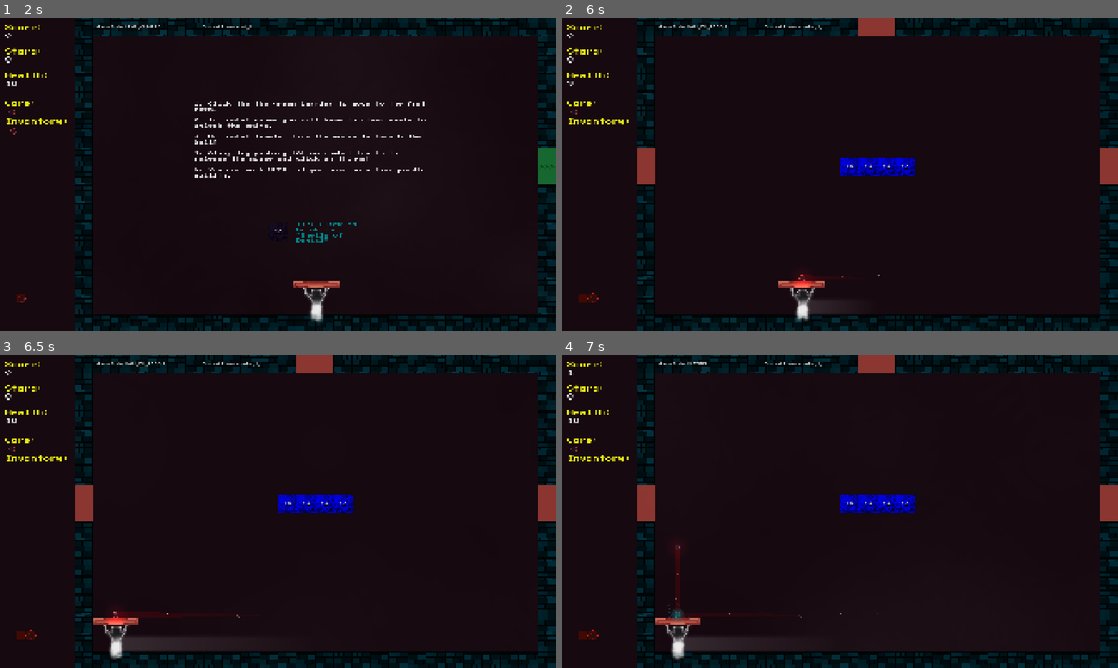
Above: before the commit, frames 1-4 (two rows, left to right).
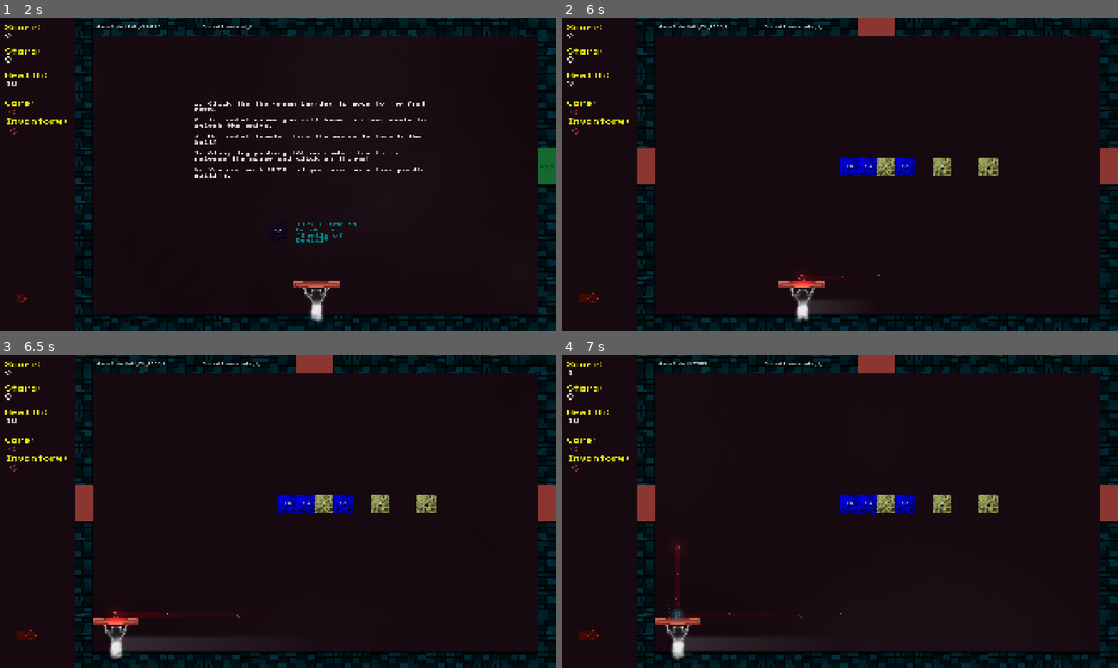
Above: after the commit, the same moments.

Repository: lostpoet999/escape_to_marty
Game: Godot game, scene res://scenes_and_scripts/ui_main_menu/main_menu.tscn
The game is run twice, just before and just after one commit, with the same random seed, the same clock (stepped at 60 frames per second) and the same inputs. Sound files missing from this copy of the repository are replaced by a short silence.
Inputs (mouse positions are in pixels of both pictures, inside the frame that each line leads up to):
- Up to frame 1 (2 s): click "Start" at 0.5 s; click (11, 111) at 1.27 s
- Up to frame 2 (6 s): click (573, 130) at 2.02 s; click (573, 111) at 2.77 s; click (573, 130) at 3.52 s; click (573, 111) at 4.27 s; click (573, 130) at 5.02 s; tap Enter at 5.75 s; drag from (1106, 165) to (878, 305) at 5.77 s
- Up to frame 3 (6.5 s): no input
- Up to frame 4 (7 s): click (573, 448) at 6.52 s

Frame 1 is identical in both runs. In frame 2, 0.6% of the frame differs, in the area x 1-79%, y 35-51%; in frame 3, 0.6%; in frame 4, 0.6%.

Commit message:
added bargaining brick mechanics; fixed bug that allowed you to click of bounce and basic damage ;)

Diff:
--- a/scenes_and_scripts/ball/ball.gd
+++ b/scenes_and_scripts/ball/ball.gd
@@ -134,11 +134,7 @@
 			behaviors.append(behavior)
 
 func update_base_dmg() -> void:
-	ball_dmg = DEFAULT_BALL_DMG
-	for powerup_ref: BallPassive in powerup_array:
-		ball_dmg += powerup_ref.global_bonus
-	for powerup_ref: BallPassive in powerup_array:
-		ball_dmg *= powerup_ref.global_multi
+	ball_dmg = PlayerInventory.get_instance().get_ball_damage()
 
 func get_paddle_half_height() -> float:
 	var shape: RectangleShape2D = paddle_collision.shape as RectangleShape2D
--- a/scenes_and_scripts/bricks/base_seal.gd
+++ b/scenes_and_scripts/bricks/base_seal.gd
@@ -13,6 +13,8 @@
 	GameManager.PhaseType.HEALTH: 500,
 }
 
+enum BargainOutcome { OVERPAY, DEAL, WHIFF, INSULT }
+
 @onready var brick_health_label: Label = $brick_health
 
 @onready var gemstone_facets: Sprite2D = $"gemstone-facets"
@@ -26,6 +28,18 @@
 var health_temp: float
 @export var brick_damage_fx: PackedScene
 @export var brick_destroy_fx: PackedScene
+
+@export_category("Bargain")
+@export var bargain_sweet_spot: float = 0.5
+@export var bargain_sweet_spot_width: float = 0.128
+@export var bargain_discount: float = 0.0
+@export var bargain_undercut_chance_near: float = 0.5
+@export var bargain_undercut_chance_mid: float = 0.2
+@export var bargain_undercut_chance_far: float = 0.1
+
+var bargain_markup: int = 0
+var bargain_sweet_spot_bonus: float = 0.0
+var bargain_discount_bonus: float = 0.0
 
 func pick_random_stage() -> void:
 	if stages.is_empty():
@@ -65,7 +79,7 @@
 		stages = SealInitializer.initialize_seal()
 
 	pick_random_stage()
-	brick_health_label.text = str(health_temp)
+	_update_stage_label()
 	input_pickable = true
 
 func accept_damage(damage: float, damage_types: Array) -> void:
@@ -90,18 +104,79 @@
 		else:
 			stages.erase(current_stage)
 			pick_random_stage()
-			brick_health_label.text = str(health_temp)
+			_update_stage_label()
 	else:
 		var fx: Node2D = brick_damage_fx.instantiate()
 		if fx != null:
 			fx.position = global_position
 			get_tree().current_scene.add_child(fx)
 		health_temp -= damage
-		brick_health_label.text = str(health_temp)
+		_update_stage_label()
 	var damage_number = DAMAGE_NUMBER.instantiate()
 	damage_number.position = global_position
 	get_tree().current_scene.add_child(damage_number)
 
+
+func bargain_sweet_range() -> Vector2:
+	var half: float = (bargain_sweet_spot_width + bargain_sweet_spot_bonus) * 0.5
+	return Vector2(bargain_sweet_spot - half, bargain_sweet_spot + half)
+
+func apply_bargain_modifiers(sweet_spot_bonus: float, discount_bonus: float) -> void:
+	bargain_sweet_spot_bonus = sweet_spot_bonus
+	bargain_discount_bonus = discount_bonus
+
+func _bargain_price() -> int:
+	return roundi(health_temp) + bargain_markup
+
+func _update_stage_label() -> void:
+	if current_stage == GameManager.PhaseType.BARGAINING:
+		brick_health_label.text = str(_bargain_price())
+	else:
+		brick_health_label.text = str(health_temp)
+
+func resolve_bargain(bid: float) -> BargainOutcome:
+	var sweet: Vector2 = bargain_sweet_range()
+	var price: int = _bargain_price()
+	if bid < sweet.x:
+		return _resolve_undercut(bid, sweet.x, price)
+	if bid <= sweet.y:
+		var discount: float = clampf(bargain_discount + bargain_discount_bonus, 0.0, 0.95)
+		_settle_deal(int(round(price * (1.0 - discount))))
+		return BargainOutcome.DEAL
+	_settle_deal(price + int(round((bid - sweet.y) * price)))
+	return BargainOutcome.OVERPAY
+
+func _resolve_undercut(bid: float, sweet_low: float, price: int) -> BargainOutcome:
+	var depth: float = (sweet_low - bid) / sweet_low
+	var chance: float
+	var penalty: int
+	if depth < 1.0 / 3.0:
+		chance = bargain_undercut_chance_near
+		penalty = 1
+	elif depth < 2.0 / 3.0:
+		chance = bargain_undercut_chance_mid
+		penalty = 2
+	else:
+		chance = bargain_undercut_chance_far
+		penalty = 3
+	if randf() < chance:
+		_settle_deal(int(round(price * (1.0 - clampf(depth, 0.0, 0.9)))))
+		Signalbus.screen_flash.emit(Color.GOLD)
+		return BargainOutcome.DEAL
+	bargain_markup += penalty
+	_update_stage_label()
+	return BargainOutcome.INSULT if penalty == 3 else BargainOutcome.WHIFF
+
+func _settle_deal(cost: int) -> void:
+	PlayerData.pay_bargain_cost(cost)
+	PlayerData.update_player_score(PHASE_SCORES[GameManager.PhaseType.BARGAINING])
+	var fx: Node2D = brick_damage_fx.instantiate()
+	if fx != null:
+		fx.position = global_position
+		get_tree().current_scene.add_child(fx)
+	stages.erase(current_stage)
+	pick_random_stage()
+	_update_stage_label()
 
 func pop_tween() -> void:
 	var tween: Tween = get_tree().create_tween()
--- a/scenes_and_scripts/collectibles/star_collectible.gd
+++ b/scenes_and_scripts/collectibles/star_collectible.gd
@@ -14,13 +14,18 @@
 	position.y += fall_speed * delta
 
 func _on_area_entered(area: Area2D) -> void:
+	if collected:
+		return
 	if area.is_in_group(GameManager.DEATH_WALLS):
+		collected = true
 		Signalbus.star_collected.emit(-1)
 		queue_free()
 	elif area.is_in_group("david"): collect_star()
 
 
 func collect_star()->void:
+		if collected:
+			return
 		collected = true
 		set_deferred("monitoring", false)
 		Signalbus.star_collected.emit(-1)
--- a/scenes_and_scripts/inventory/inventory.gd
+++ b/scenes_and_scripts/inventory/inventory.gd
@@ -81,6 +81,17 @@
 			_items.append(item)
 	return _items
 
+## current ball damage derived from owned ball passives. mirrors Ball.update_base_dmg
+## so the inventory panel can report it without a live Ball in the tree.
+func get_ball_damage() -> float:
+	var dmg: float = Ball.DEFAULT_BALL_DMG
+	var ball_items: Array[BallPassive] = get_items_for_ball()
+	for passive: BallPassive in ball_items:
+		dmg += passive.global_bonus
+	for passive: BallPassive in ball_items:
+		dmg *= passive.global_multi
+	return dmg
+
 func get_ball_bounce() -> BaseBounceEffect:
 	for item: BaseItem in core_items:
 		if item is BaseBounceEffect:
--- a/scenes_and_scripts/inventory/inventory_panel.gd
+++ b/scenes_and_scripts/inventory/inventory_panel.gd
@@ -39,14 +39,23 @@
 	var icon: Texture2D = get_icon_for_item(item)
 	var button: Button = Button.new()
 	button.icon = icon
-	button.tooltip_text = item.powerup_name
+	button.tooltip_text = get_tooltip_for_item(item)
 	button.set_meta(&"Item", item) ## store the variant
 
 	button.flat = true ## change me if you decide to use a theme
 
-	button.pressed.connect(_on_button_pressed.bind(button))
+	## essential items (basic ball, single-slot bounce) can't be clicked away — skip the use hook
+	if item.removable:
+		button.pressed.connect(_on_button_pressed.bind(button))
 	buttons.push_back(button)
 	return button
+
+func get_tooltip_for_item(item: Variant) -> String:
+	## the basic ball is the one non-removable ball passive — report live ball damage on hover
+	if item is BallPassive and not item.removable:
+		var dmg: float = PlayerInventory.get_instance().get_ball_damage()
+		return "%s\nBall Damage: %s" % [item.powerup_name, snappedf(dmg, 0.01)]
+	return item.powerup_name
 
 func add_count_badge(button: Button, count: int) -> void:
 	var label: Label = Label.new()
--- a/scenes_and_scripts/levels/floor_1_the_intersection/combat_1_1.tscn
+++ b/scenes_and_scripts/levels/floor_1_the_intersection/combat_1_1.tscn
@@ -24,6 +24,13 @@
 
 [node name="combat_1_1" unique_id=565861230 instance=ExtResource("1_eysly")]
 
+[node name="FlashOverlay" parent="PlayArea" parent_id_path=PackedInt32Array(87831636) index="5" unique_id=443116914]
+offset_left = 103.0
+offset_top = 32.0
+offset_right = 103.0
+offset_bottom = 32.0
+metadata/_edit_lock_ = true
+
 [node name="OpenSeal" parent="No-Respawn/Bricks" parent_id_path=PackedInt32Array(424513038) index="0" unique_id=887021685 instance=ExtResource("2_qcry5")]
 position = Vector2(1056, 640)
 initialize_brick_on_leveldata = false
@@ -37,9 +44,25 @@
 [node name="OpenSeal3" parent="No-Respawn/Bricks" parent_id_path=PackedInt32Array(424513038) index="2" unique_id=1794760010 instance=ExtResource("2_qcry5")]
 position = Vector2(1184, 640)
 initialize_brick_on_leveldata = false
-stages = Dictionary[int, float]({})
+stages = Dictionary[int, float]({
+2: 5.0
+})
 
-[node name="OpenSeal4" parent="No-Respawn/Bricks" parent_id_path=PackedInt32Array(424513038) index="3" unique_id=1855742673 instance=ExtResource("2_qcry5")]
+[node name="OpenSeal5" parent="No-Respawn/Bricks" parent_id_path=PackedInt32Array(424513038) index="3" unique_id=843230974 instance=ExtResource("2_qcry5")]
+position = Vector2(1376, 640)
+initialize_brick_on_leveldata = false
+stages = Dictionary[int, float]({
+2: 5.0
+})
+
+[node name="OpenSeal6" parent="No-Respawn/Bricks" parent_id_path=PackedInt32Array(424513038) index="4" unique_id=1235412364 instance=ExtResource("2_qcry5")]
+position = Vector2(1536, 640)
+initialize_brick_on_leveldata = false
+stages = Dictionary[int, float]({
+2: 5.0
+})
+
+[node name="OpenSeal4" parent="No-Respawn/Bricks" parent_id_path=PackedInt32Array(424513038) index="5" unique_id=1855742673 instance=ExtResource("2_qcry5")]
 position = Vector2(1248, 640)
 initialize_brick_on_leveldata = false
 stages = Dictionary[int, float]({})
--- a/scenes_and_scripts/levels/floor_data.gd
+++ b/scenes_and_scripts/levels/floor_data.gd
@@ -5,6 +5,11 @@
 @export var free_item_max: int
 @export var shop_items: int
 @export var boss_loot_config: BossLootConfig
+
+@export_category("Bankruptcy")
+@export var bankruptcy_enabled: bool = true
+@export var bankruptcy_stars_per_life: int = 10
+@export var bankruptcy_damage_per_life: int = 1
 
 @export_category("Seal Config for Floor:")
 @export var seal_difficulty_rates: SealDifficulty
--- a/scenes_and_scripts/player/mouse_gestures.gd
+++ b/scenes_and_scripts/player/mouse_gestures.gd
@@ -10,6 +10,12 @@
 var damage: float = 0.0
 var hold_indicator_radius: float = 0.0
 
+@export_category("Bargain Config")
+@export var bargain_sweep_duration: float = 0.37
+var bargain_active: bool = false
+var bargain_seal: BaseSeal = null
+var bargain_bid: float = 0.0
+
 
 func _input(event: InputEvent)->void:
 
@@ -17,6 +23,8 @@
 		if GameManager.current_state != GameManager.GameState.CLICK_MODE:
 			GameManager.change_state(GameManager.GameState.CLICK_MODE)
 		elif GameManager.current_state == GameManager.GameState.CLICK_MODE:
+			if bargain_active:
+				_resolve_bargain()
 			if mouse_down:
 				mouse_down = false
 				mouse_down_time = 0.0
@@ -31,9 +39,15 @@
 		var mouse_event: InputEventMouseButton = event
 		if mouse_event.button_index == MOUSE_BUTTON_LEFT:
 			if mouse_event.pressed:
-				mouse_down = true
-				mouse_down_time = 0.0
-			else: #released, detect click vs hold
+				var target: Node = _get_target_under_mouse()
+				if _is_bargain_target(target):
+					_begin_bargain(target)
+				else:
+					mouse_down = true
+					mouse_down_time = 0.0
+			elif bargain_active:
+				_resolve_bargain()
+			elif mouse_down: #released, detect click vs hold
 				mouse_down = false
 				click_dmg_type.clear()
 				if mouse_down_time <= click_vs_hold: #a normal hold
@@ -63,15 +77,52 @@
 	results.sort_custom(func(a: Dictionary, b: Dictionary) -> bool: return a.collider.z_index > b.collider.z_index)
 	return results[0].collider
 
+func _is_bargain_target(target: Node) -> bool:
+	return target is BaseSeal and target.current_stage == GameManager.PhaseType.BARGAINING
+
+func _begin_bargain(seal: BaseSeal) -> void:
+	bargain_active = true
+	bargain_seal = seal
+	bargain_bid = 0.0
+	queue_redraw()
+
+func _resolve_bargain() -> void:
+	if not bargain_active:
+		return
+	if is_instance_valid(bargain_seal):
+		bargain_seal.resolve_bargain(bargain_bid)
+	bargain_active = false
+	bargain_seal = null
+	bargain_bid = 0.0
+	queue_redraw()
+
+func _draw_bargain() -> void:
+	var track_width: float = 80.0
+	var origin: Vector2 = to_local(bargain_seal.global_position) + Vector2(-track_width * 0.5, -44.0)
+	var sweet: Vector2 = bargain_seal.bargain_sweet_range()
+	draw_line(origin, origin + Vector2(track_width, 0.0), Color(0.85, 0.85, 0.85, 0.7), 3.0)
+	draw_line(origin + Vector2(track_width * sweet.x, 0.0), origin + Vector2(track_width * sweet.y, 0.0), Color(0.4, 1.0, 0.5, 0.95), 6.0)
+	var needle: Vector2 = origin + Vector2(track_width * bargain_bid, 0.0)
+	draw_line(needle + Vector2(0.0, -9.0), needle + Vector2(0.0, 9.0), Color.WHITE, 2.0)
+
 func _reset_hold_visuals()->void: #TODO: goal is for this to feel like a taking a deep breathe
 	hold_indicator_radius = 0.0
 	queue_redraw()
 
 func _draw() -> void:
+	if bargain_active and is_instance_valid(bargain_seal):
+		_draw_bargain()
+		return
 	if hold_indicator_radius > 0.0:
 		draw_circle(to_local(get_global_mouse_position()), hold_indicator_radius, Color(0.5, 0.85, 1.0, 0.6))
 
 func _process(delta: float) -> void:
+	if bargain_active:
+		bargain_bid = minf(bargain_bid + delta / bargain_sweep_duration, 1.0)
+		queue_redraw()
+		if bargain_bid >= 1.0:
+			_resolve_bargain()
+		return
 	if mouse_down:
 		mouse_down_time += delta
 		if mouse_down_time >= click_vs_hold and mouse_down_time - delta < click_vs_hold:
--- a/scenes_and_scripts/powerups_and_behaviors/ball_bounce_behaviors/basic_bounce.tres
+++ b/scenes_and_scripts/powerups_and_behaviors/ball_bounce_behaviors/basic_bounce.tres
@@ -7,4 +7,5 @@
 script = ExtResource("1_vb8hm")
 powerup_name = "Basic Bounce"
 inventory_icon = ExtResource("1_w1py8")
+removable = false
 metadata/_custom_type_script = "uid://dtnpin7y2xs7o"
--- a/scenes_and_scripts/powerups_and_behaviors/ball_powerups/base_ball_power_up.tres
+++ b/scenes_and_scripts/powerups_and_behaviors/ball_powerups/base_ball_power_up.tres
@@ -19,4 +19,5 @@
 on_hit = Array[ExtResource("2_hb")]([SubResource("HitBehavior_base")])
 powerup_name = "Basic_Ball"
 inventory_icon = ExtResource("4_icon")
+removable = false
 metadata/_custom_type_script = "uid://bryv4msdad7wu"
--- a/scenes_and_scripts/powerups_and_behaviors/base_item.gd
+++ b/scenes_and_scripts/powerups_and_behaviors/base_item.gd
@@ -12,3 +12,4 @@
 @export var min_floor: int
 @export var inventory_icon: Texture2D
 @export var cost: int
+@export var removable: bool = true ## false = essential, can't be clicked out of the inventory (basic ball, basic bounce)
--- a/scenes_and_scripts/singletons/game_manager.gd
+++ b/scenes_and_scripts/singletons/game_manager.gd
@@ -54,7 +54,7 @@
 		GameState.GAME_OVER:
 			return to_state in [GameState.MAIN_MENU, GameState.PLAYING]
 		GameState.CLICK_MODE:
-			return to_state in [GameState.PLAYING, GameState.LEVEL_CLEARED,GameState.DEBUG_PANEL, GameState.BALL_ON_PADDLE]
+			return to_state in [GameState.PLAYING, GameState.LEVEL_CLEARED,GameState.DEBUG_PANEL, GameState.BALL_ON_PADDLE, GameState.GAME_OVER]
 		GameState.LEVEL_CLEARED:
 			return to_state  in [GameState.BALL_ON_PADDLE, GameState.SPECIAL_ROOM,GameState.DEBUG_PANEL]
 		GameState.SPECIAL_ROOM:
--- a/scenes_and_scripts/singletons/player_data.gd
+++ b/scenes_and_scripts/singletons/player_data.gd
@@ -8,6 +8,9 @@
 var inventory: PlayerInventory
 var room_state: Dictionary = {}
 var item_box: Node2D
+
+var bankruptcy_stars_per_life_bonus: int = 0
+var bankruptcy_damage_per_life_bonus: int = 0
 
 
 func update_player_score(amount: int) -> void:
@@ -29,12 +32,37 @@
 	player_current_health = 10
 	player_max_health = 25
 	room_state.clear()
+	bankruptcy_stars_per_life_bonus = 0
+	bankruptcy_damage_per_life_bonus = 0
 	if inventory: inventory.free()
 	inventory = PlayerInventory.new()
 	add_child(inventory)
 
 func change_player_stars(star_value: int) -> void:
 	stars_collected += star_value
+	Signalbus.stars_updated.emit()
+
+func pay_bargain_cost(cost: int) -> void:
+	if cost <= stars_collected:
+		change_player_stars(-cost)
+		return
+	_cover_bankrupt_deal(cost)
+
+func apply_bankruptcy_modifiers(stars_per_life_bonus: int, damage_per_life_bonus: int) -> void:
+	bankruptcy_stars_per_life_bonus = stars_per_life_bonus
+	bankruptcy_damage_per_life_bonus = damage_per_life_bonus
+
+func _cover_bankrupt_deal(cost: int) -> void:
+	var active_floor: FloorData = GameManager.floor_data
+	if active_floor == null or not active_floor.bankruptcy_enabled:
+		change_player_stars(-mini(cost, stars_collected))
+		return
+	var stars_per_life: int = maxi(active_floor.bankruptcy_stars_per_life + bankruptcy_stars_per_life_bonus, 1)
+	var lives_needed: int = ceili(float(cost - stars_collected) / stars_per_life)
+	var damage_per_life: int = maxi(active_floor.bankruptcy_damage_per_life + bankruptcy_damage_per_life_bonus, 0)
+	accept_damage(lives_needed * damage_per_life)
+	Signalbus.screen_flash.emit(Color.RED)
+	stars_collected += lives_needed * stars_per_life - cost
 	Signalbus.stars_updated.emit()
 
 
